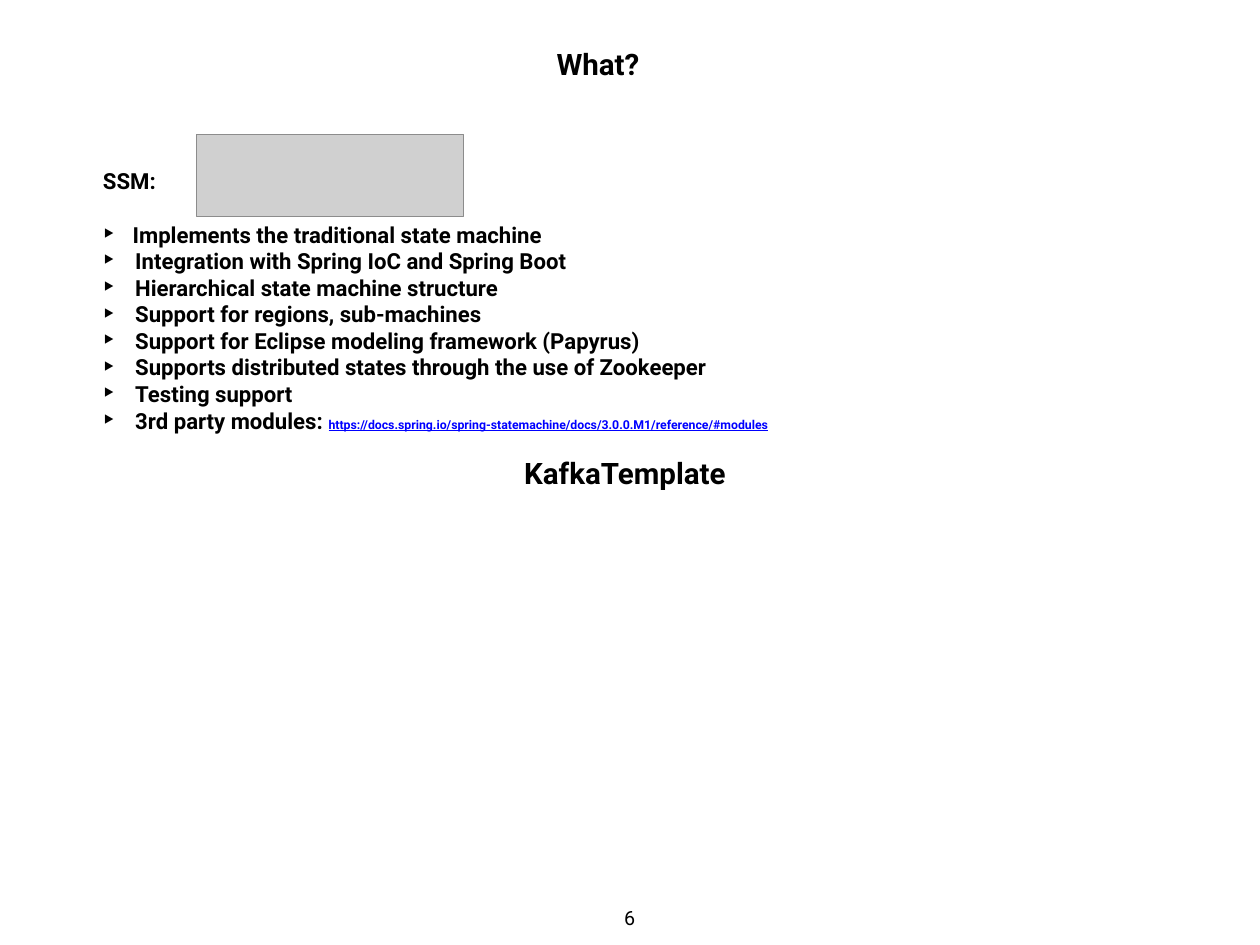
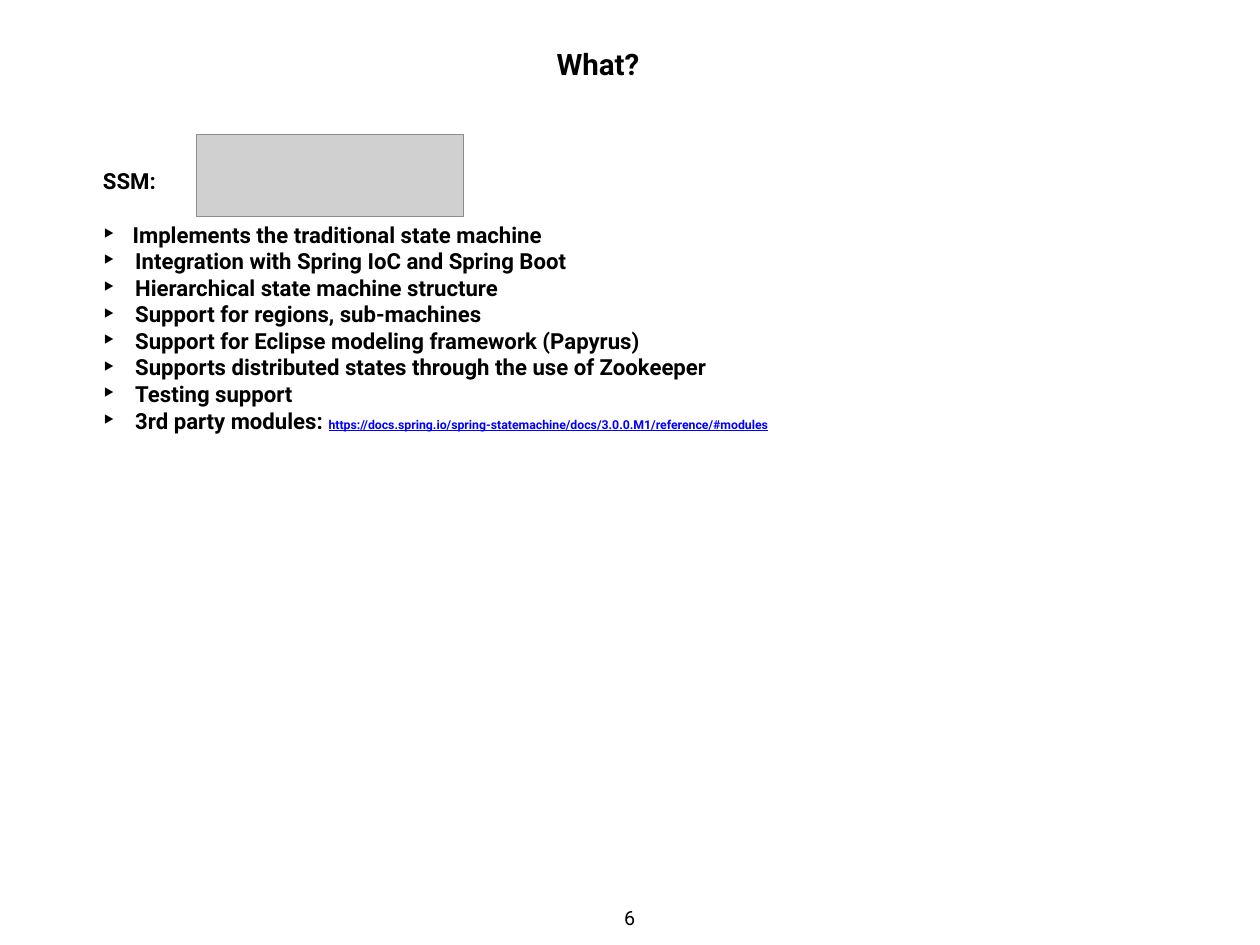
Before and after one commit to popovici-gabriel/contact-service, a slide deck: slide 6 of presentation/SSM.pptx. Drawn at 1260x945 pixels with LibreOffice and Linux fonts; fonts in the diff are those of the drawing; grey boxes stand for pictures. Boxes give left, top, right and bottom in pixels: in the first picture for what was removed or moved away, otherwise in the second. Text is boxed around its words. In the diff, an @@ line names an element or a change of style, - is before the commit and + after.

```diff
--- a/presentation/SSM.pptx
+++ b/presentation/SSM.pptx
@@ text removed at (x1=524, y1=461, x2=725, y2=490) @@
-KafkaTemplate
```
Also in this commit, not shown: 1 other slide changed, 1 slide added, 2 other files.
